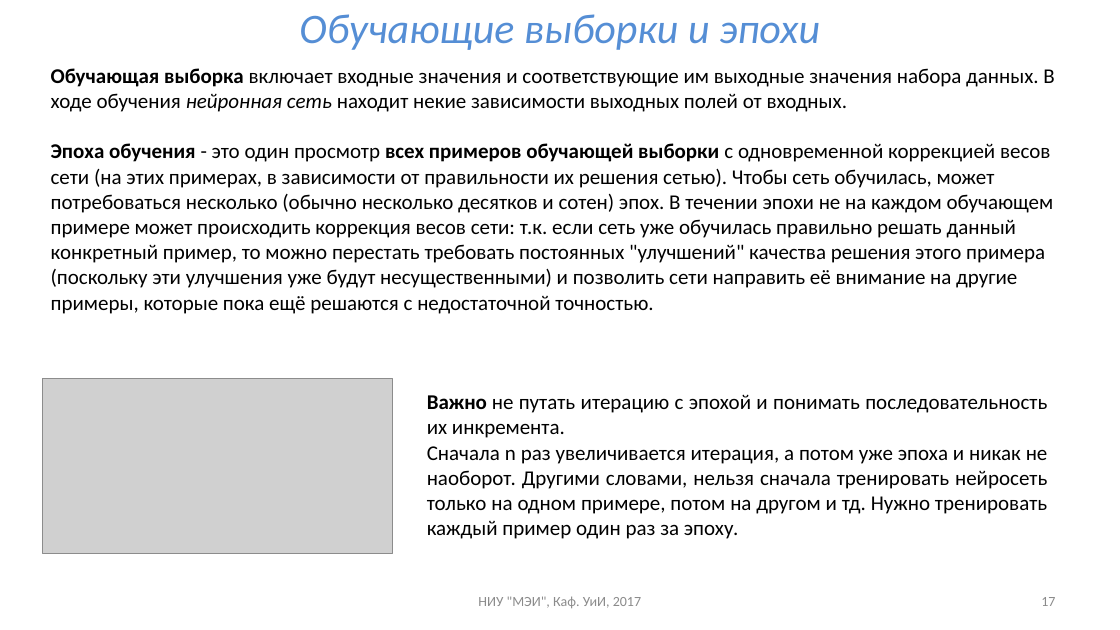
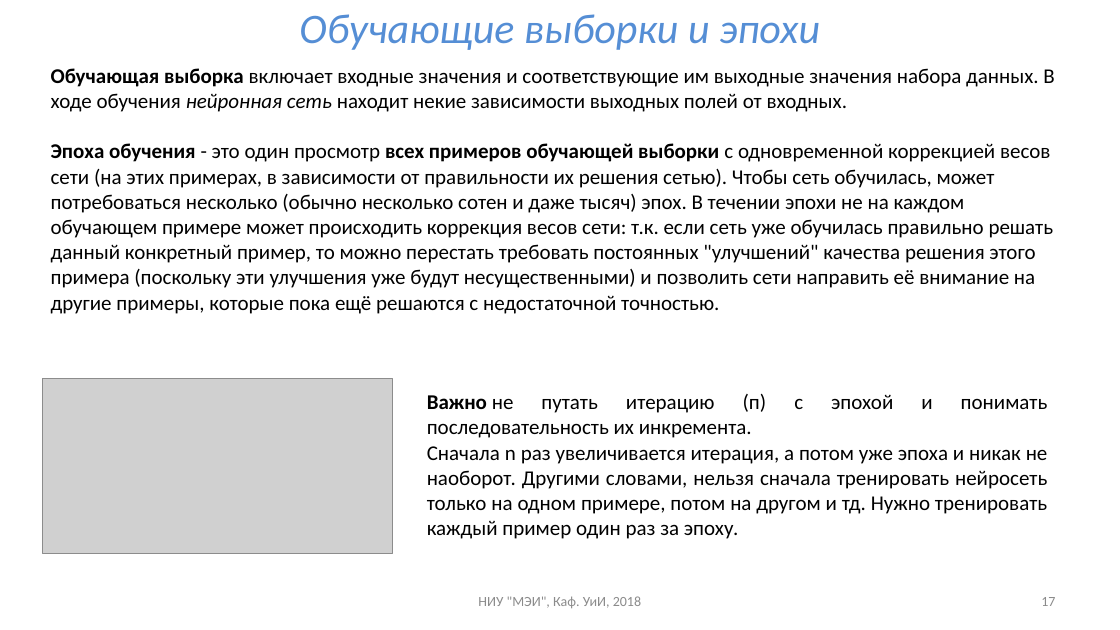
Before and after one commit to uii-mpei/uii-mpei.github.io, a slide deck: slide 17 of study/courses/iis/IIS_lec_8.pptx. Drawn at 1120x630 pixels with LibreOffice and Linux fonts; fonts in the diff are those of the drawing; grey boxes stand for pictures. Boxes give left, top, right and bottom in pixels: in the first picture for what was removed or moved away, otherwise in the second. Text is boxed around its words. In the diff, an @@ line names an element or a change of style, - is before the commit and + after.

```diff
--- a/study/courses/iis/IIS_lec_8.pptx
+++ b/study/courses/iis/IIS_lec_8.pptx
@@ text at (51, 143, 1054, 314): text changed @@
-Эпоха обучения - это один просмотр всех примеров обучающей выборки с одновременной коррекцией весов сети (на этих примерах, в зависимости от правильности их решения сетью). Чтобы сеть обучилась, может потребоваться несколько (обычно несколько десятков и сотен) эпох. В течении эпохи не на каждом обучающем примере может происходить коррекция весов сети: т.к. если сеть уже обучилась правильно решать данный конкретный пример, то можно перестать требовать постоянных "улучшений" качества решения этого примера (поскольку эти улучшения уже будут несущественными) и позволить сети направить её внимание на другие примеры, которые пока ещё решаются с недостаточной точностью.
+Эпоха обучения - это один просмотр всех примеров обучающей выборки с одновременной коррекцией весов сети (на этих примерах, в зависимости от правильности их решения сетью). Чтобы сеть обучилась, может потребоваться несколько (обычно несколько сотен и даже тысяч) эпох. В течении эпохи не на каждом обучающем примере может происходить коррекция весов сети: т.к. если сеть уже обучилась правильно решать данный конкретный пример, то можно перестать требовать постоянных "улучшений" качества решения этого примера (поскольку эти улучшения уже будут несущественными) и позволить сети направить её внимание на другие примеры, которые пока ещё решаются с недостаточной точностью.
@@ text at (427, 394, 1048, 438): text changed @@
-Важно не путать итерацию с эпохой и понимать последовательность их инкремента.
+Важно не путать итерацию (п) с эпохой и понимать последовательность их инкремента.
@@ text at (478, 596, 641, 608): text changed @@
-НИУ "МЭИ", Каф. УиИ, 2017
+НИУ "МЭИ", Каф. УиИ, 2018
```
Also in this commit, not shown: 15 other slides changed, 2 other files.
